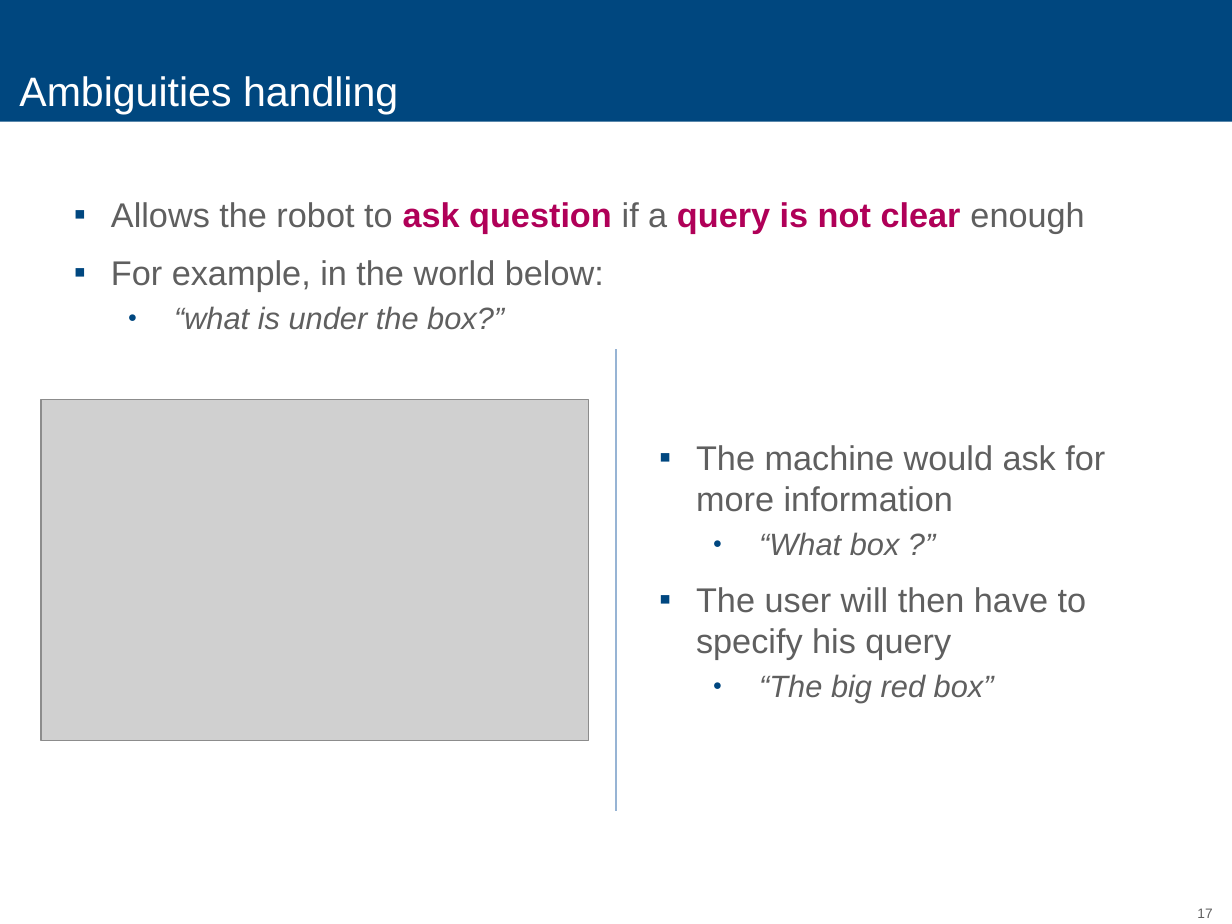
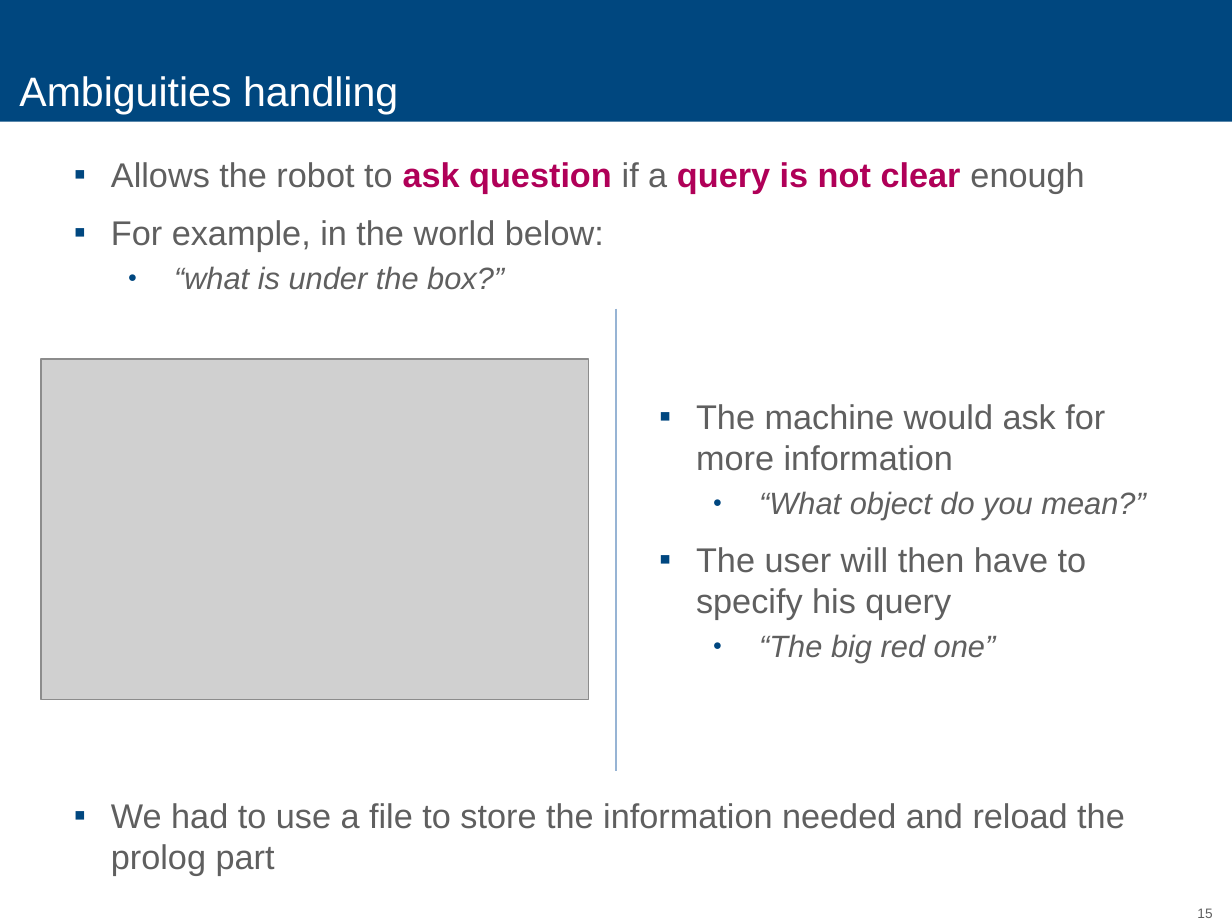
Before and after one commit to Medulli/shrdlite-chalmers, a slide deck: slide 15 of Report/AI.pptx (slide 17 before the commit). Drawn at 1232x924 pixels with LibreOffice and Linux fonts; fonts in the diff are those of the drawing; grey boxes stand for pictures. Boxes give left, top, right and bottom in pixels: in the first picture for what was removed or moved away, otherwise in the second. Text is boxed around its words. In the diff, an @@ line names an element or a change of style, - is before the commit and + after.

```diff
--- a/Report/AI.pptx
+++ b/Report/AI.pptx
@@ 2 texts, 1 picture, 1 line: place and size @@
-2 texts, 1 picture, 1 line at box(41, 202, 1105, 811)
+2 texts, 1 picture, 1 line at box(41, 162, 1145, 771)
@@ text at box(759, 491, 1145, 520): text changed @@
-    ● “What box ?”
+    ● “What object do you mean?”
@@ text at box(759, 634, 996, 662): text changed @@
-    ● “The big red box”
+    ● “The big red one”
@@ text added at box(111, 803, 1125, 876), 20 pt, text #5F5F5F @@
+▪ We had to use a file to store the information needed and reload the prolog part
@@ page number at box(1197, 908, 1212, 918): text changed @@
-17
+15
```
Also in this commit, not shown: 10 other slides changed, 1 slide added, 3 slides removed.
